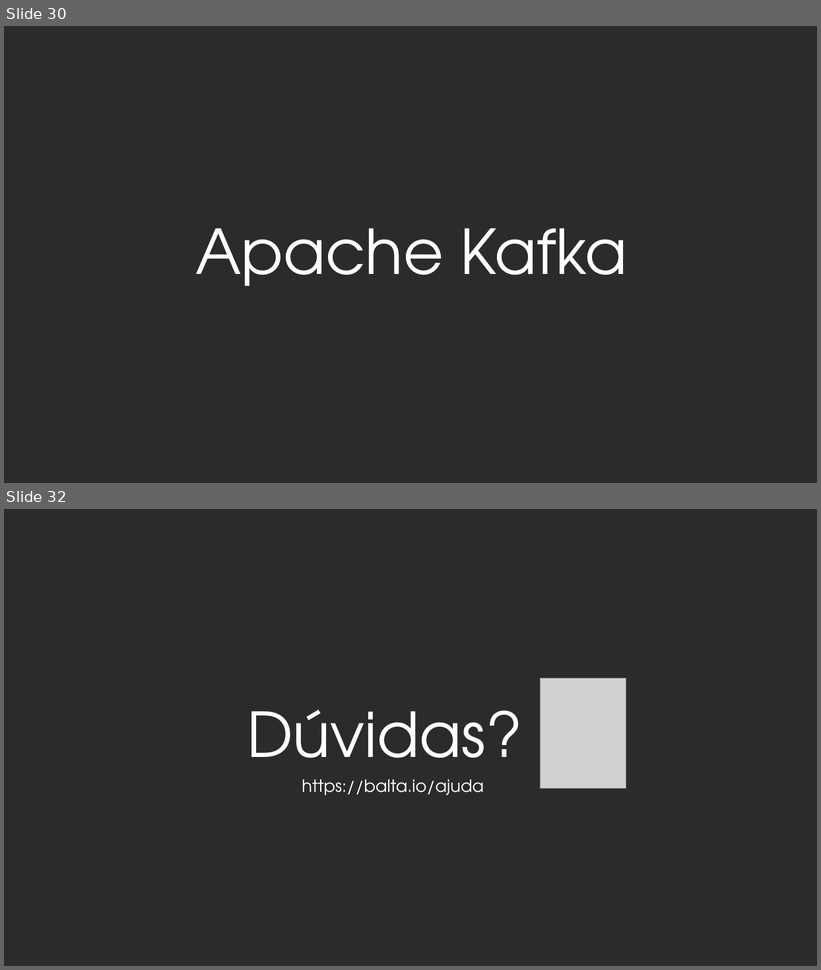
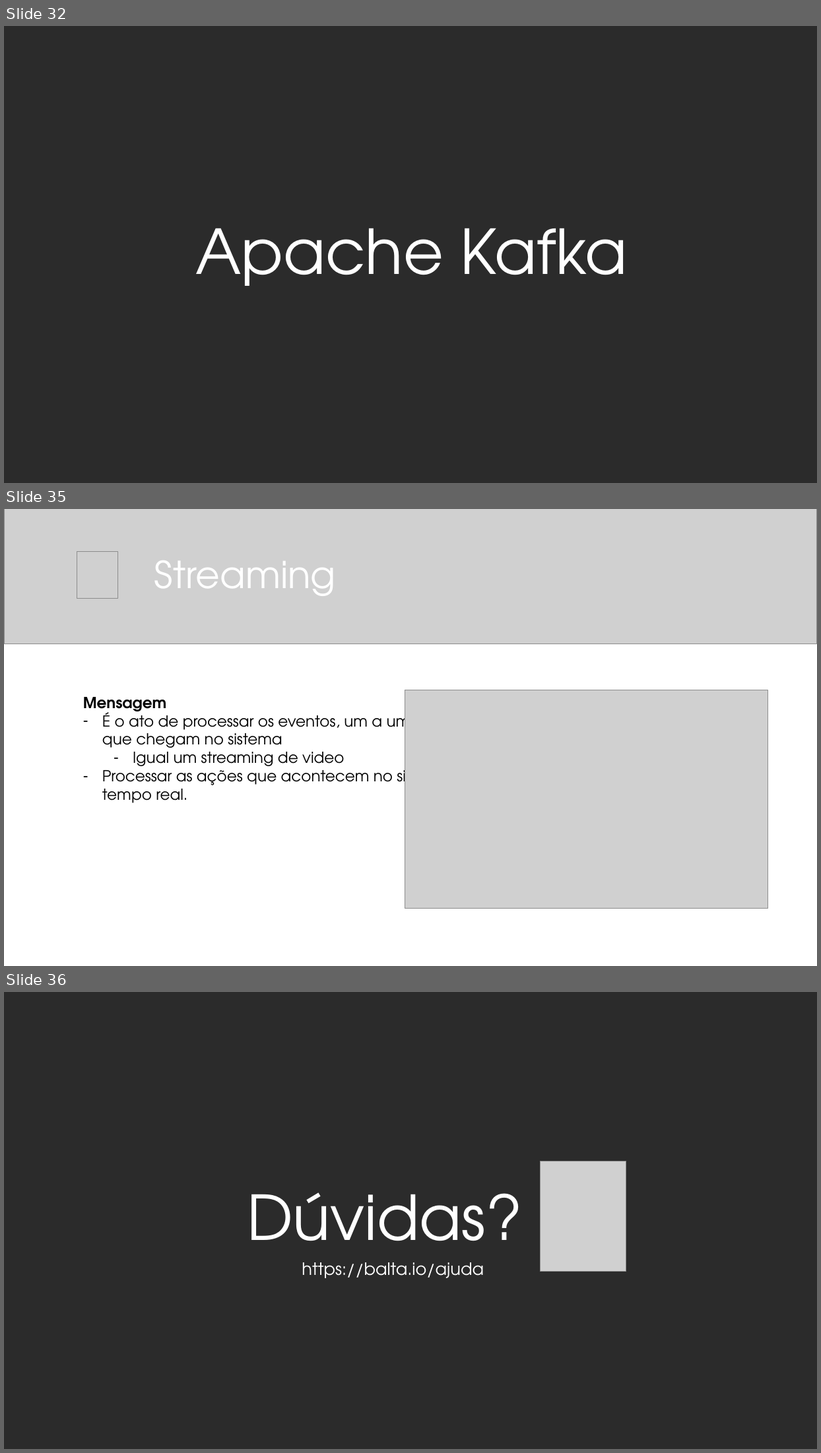
Before and after one commit to balta-io/2810, a slide deck: 2021-08-25_event-driven-architecture.pptx. Shown one above the other, each under a label of ours: slides 30 and 32 before the commit, slides 32, 35 and 36 after it; the slides between them are not shown. The pictures are 821x970 and 821x1453 pixels, drawn with LibreOffice and Linux fonts; fonts in the diff are those of the drawing; grey boxes stand for pictures; background and template pictures are left out; a plain dark background stands for a picture behind light text. Boxes give left, top, right and bottom in pixels: in the first picture for what was removed or moved away, otherwise in the second. Text is boxed around its words. In the diff, an @@ line names an element or a change of style, - is before the commit and + after.

```diff
--- a/2021-08-25_event-driven-architecture.pptx
+++ b/2021-08-25_event-driven-architecture.pptx
@@ slide 35 added at bbox=[4, 509, 817, 966], background #FFFFFF @@
@@ picture added at bbox=[4, 509, 817, 644] @@
@@ picture added at bbox=[77, 552, 118, 599] @@
@@ title added at bbox=[154, 560, 335, 596], 44 pt, text #FFFFFF @@
+Streaming
@@ text added at bbox=[83, 697, 451, 803], 18 pt, text #000000 @@
+Mensagem
+– É o ato de processar os eventos, um a um, na ordem que chegam no sistema
+  – Igual um streaming de video
+– Processar as ações que acontecem no sistema em tempo real.
@@ picture added at bbox=[405, 690, 768, 908] @@
@@ what was slide 30 is now slide 32 @@
@@ what was slide 32 is now slide 36 @@
```
Also in this commit, not shown: 4 other slides added, 1 slide removed.
